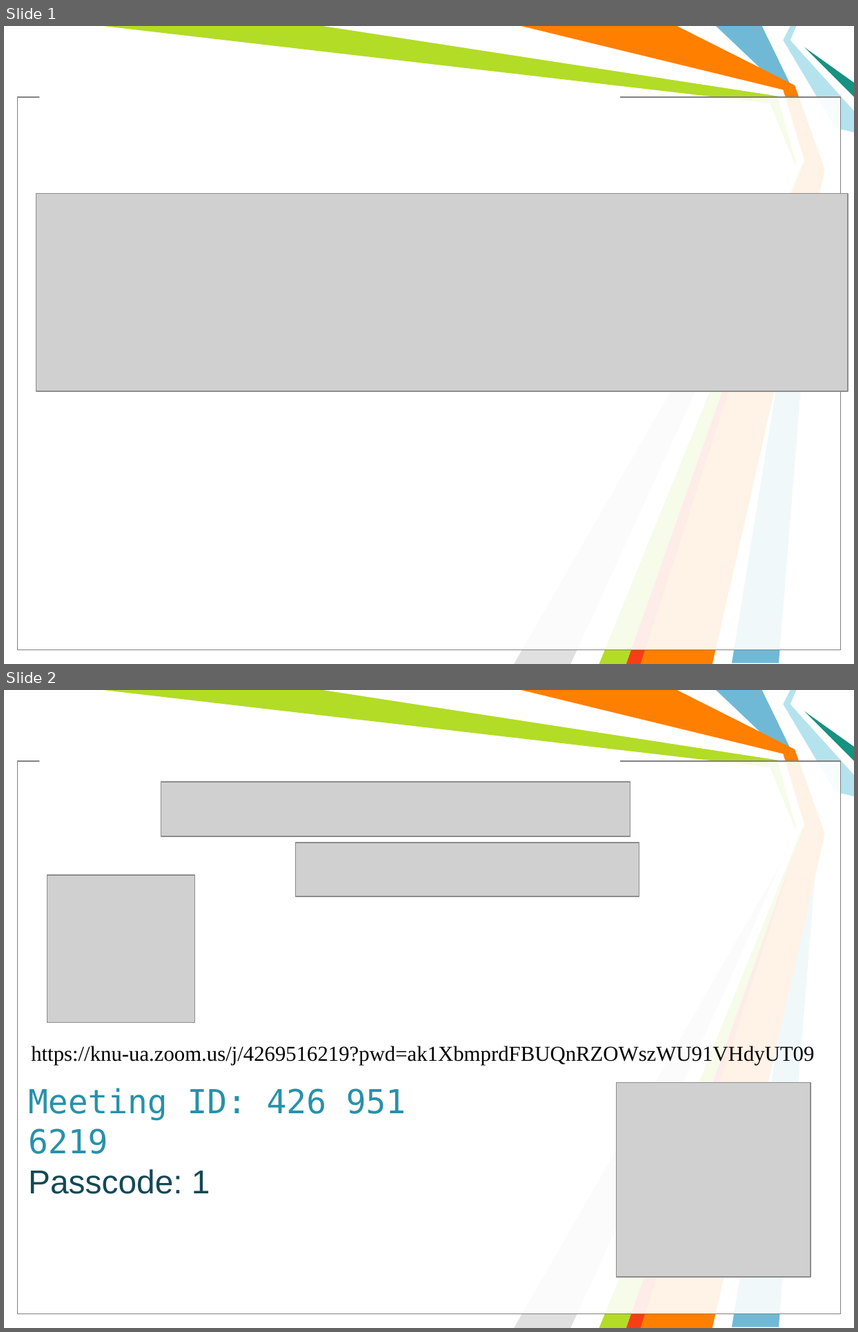
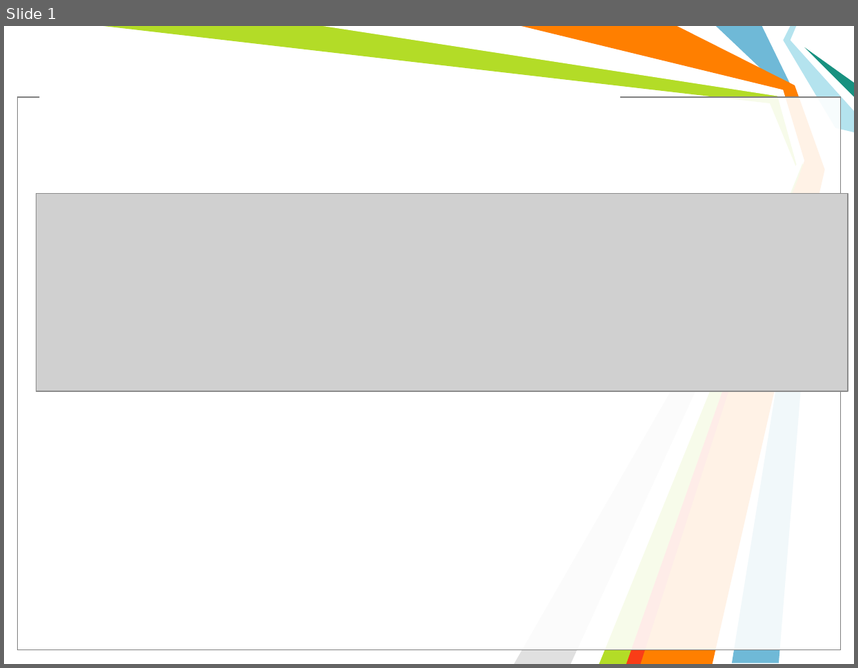
Before and after one commit to l432/NMK, a slide deck: Lecture/Mechanics/KTP.ppt. Shown one above the other, each under a label of ours: slides 1 and 2 before the commit, slide 1 after it. The pictures are 858x1332 and 858x668 pixels, drawn with LibreOffice and Linux fonts; fonts in the diff are those of the drawing; grey boxes stand for pictures; background and template pictures are left out. Boxes give left, top, right and bottom in pixels: in the first picture for what was removed or moved away, otherwise in the second. Text is boxed around its words. In the diff, an @@ line names an element or a change of style, - is before the commit and + after.

```diff
--- a/Lecture/Mechanics/KTP.ppt
+++ b/Lecture/Mechanics/KTP.ppt
@@ slide 2 removed at [4,690,854,1328], background #FFFFFF; not listed: 11 template elements that a slide beside it also shows @@
@@ picture removed at [161,782,631,836] @@
@@ picture removed at [296,842,640,896] @@
@@ picture removed at [47,876,194,1023] @@
@@ text removed at [31,1045,814,1065] @@
-https://knu-ua.zoom.us/j/4269516219?pwd=ak1XbmprdFBUQnRZOWszWU91VHdyUT09
@@ picture removed at [616,1083,811,1276] @@
@@ text removed at [28,1087,406,1194] @@
-Meeting ID: 426 951 6219
-Passcode: 1
```
Also in this commit, not shown: 9 slides changed, 1 slide added, 2 other slides removed, 7 other files.
